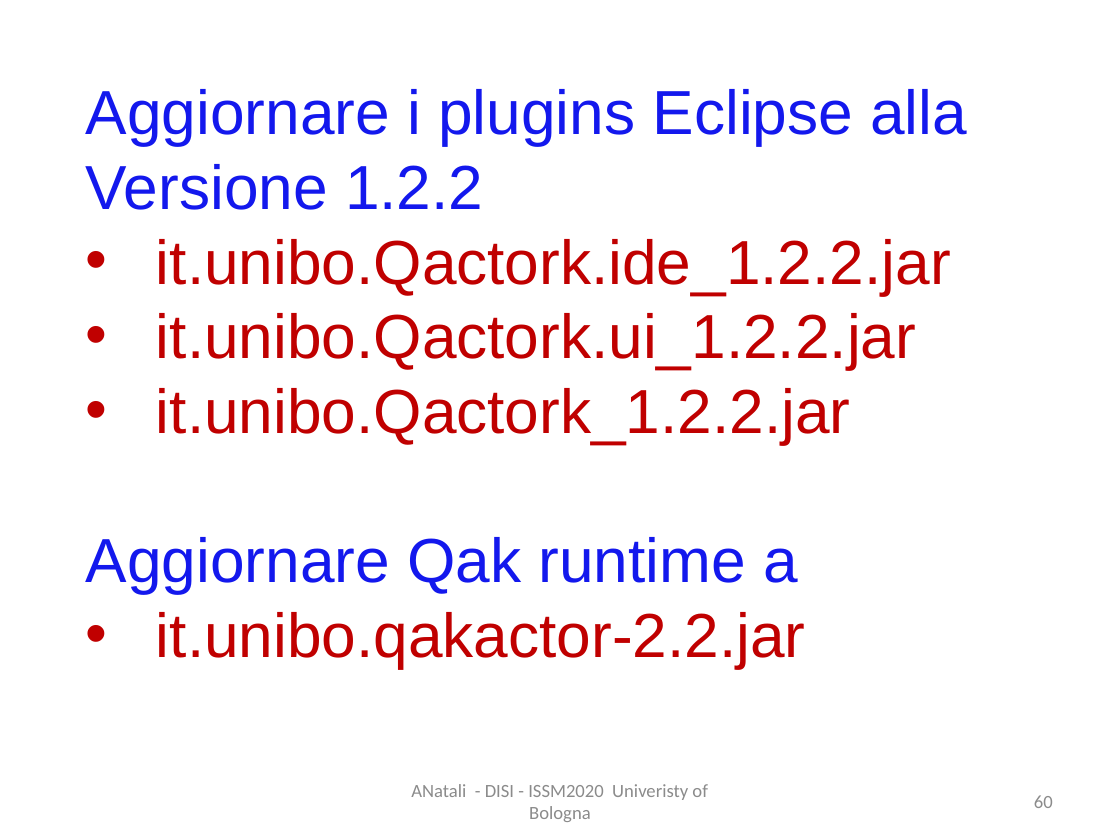
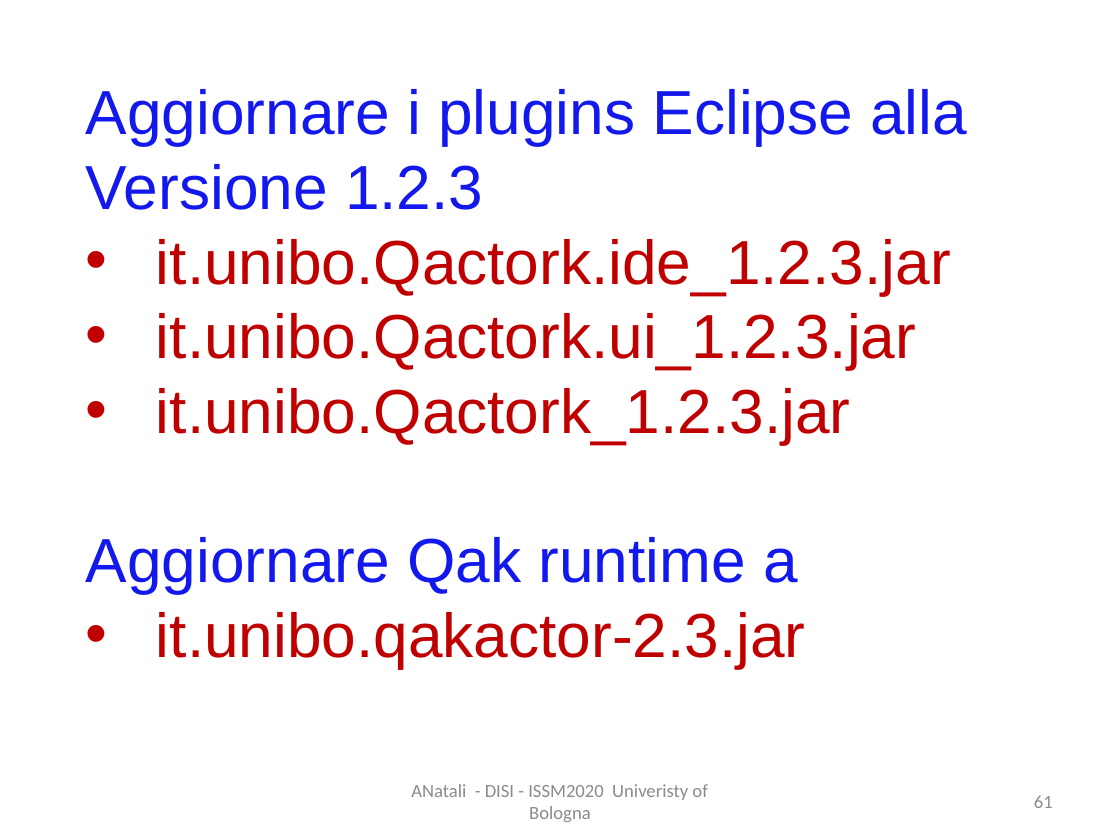
Before and after one commit to anatali/iss2020LabBo, a slide deck: slide 61 of it.unibo.issLabStart/userDocs/ISSM2020.pptx (slide 60 before the commit). Drawn at 1120x840 pixels with LibreOffice and Linux fonts; fonts in the diff are those of the drawing. Boxes give left, top, right and bottom in pixels: in the first picture for what was removed or moved away, otherwise in the second. Text is boxed around its words. In the diff, an @@ line names an element or a change of style, - is before the commit and + after.

```diff
--- a/it.unibo.issLabStart/userDocs/ISSM2020.pptx
+++ b/it.unibo.issLabStart/userDocs/ISSM2020.pptx
@@ text at box(86, 164, 951, 444): text changed @@
-Versione 1.2.2
-• it.unibo.Qactork.ide_1.2.2.jar
-• it.unibo.Qactork.ui_1.2.2.jar
-• it.unibo.Qactork_1.2.2.jar
+Versione 1.2.3
+• it.unibo.Qactork.ide_1.2.3.jar
+• it.unibo.Qactork.ui_1.2.3.jar
+• it.unibo.Qactork_1.2.3.jar
@@ text at box(156, 612, 806, 668): text changed @@
-• it.unibo.qakactor-2.2.jar
+• it.unibo.qakactor-2.3.jar
@@ page number at box(1034, 795, 1053, 808): text changed @@
-60
+61
```
Also in this commit, not shown: 2 other slides changed, 2 slides added, 1 slide removed, 34 other files.
